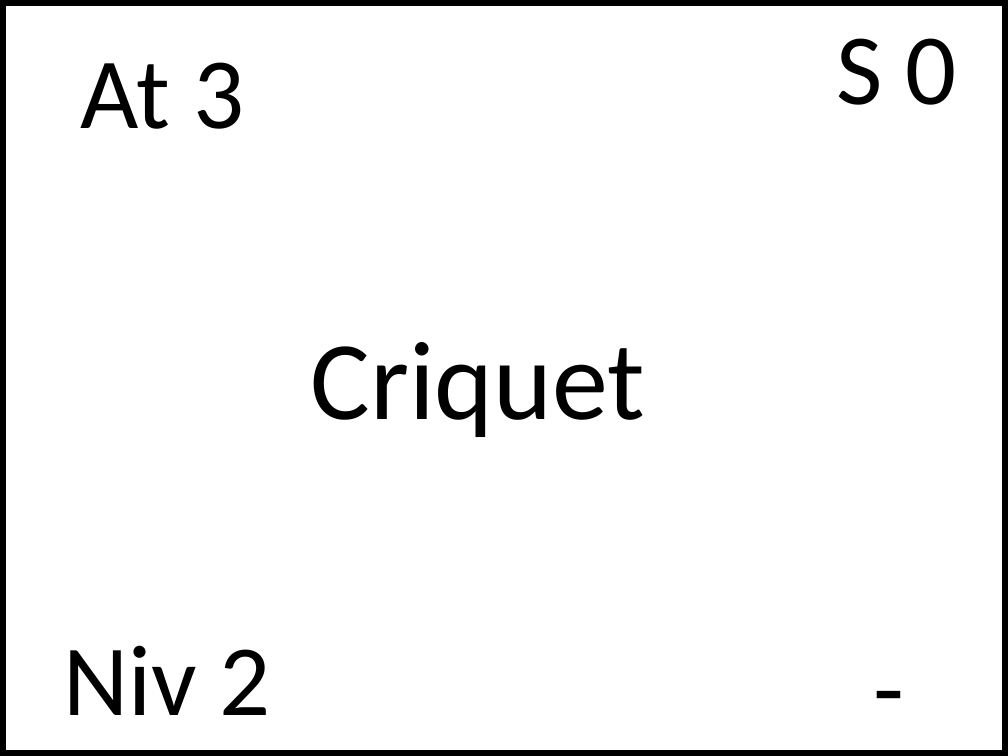
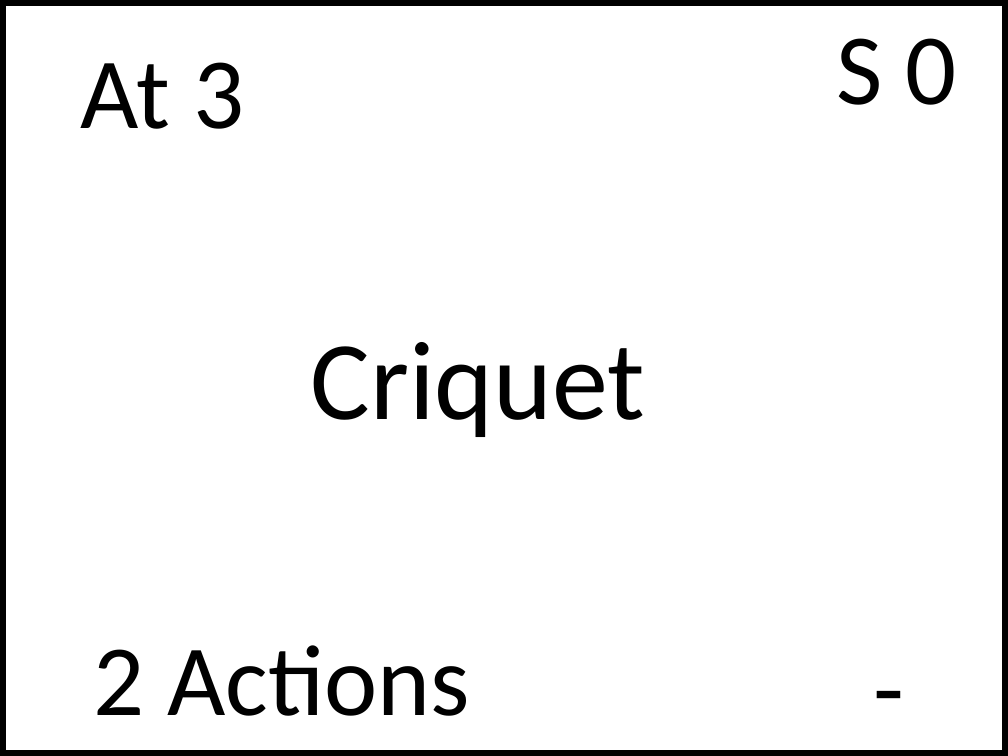
Before and after one commit to NaturalSolutions/SecretOFGaiaOfTheDead, a slide deck: slide 29 of Docs/CartesINstan.pptx. Drawn at 1008x756 pixels with LibreOffice and Linux fonts; fonts in the diff are those of the drawing. Boxes give left, top, right and bottom in pixels: in the first picture for what was removed or moved away, otherwise in the second. Text is boxed around its words. In the diff, an @@ line names an element or a change of style, - is before the commit and + after.

```diff
--- a/Docs/CartesINstan.pptx
+++ b/Docs/CartesINstan.pptx
@@ text at box(93, 645, 469, 716): text changed @@
-Niv 2
+2 Actions
```
Also in this commit, not shown: 1 other slide changed, 1 other file.
